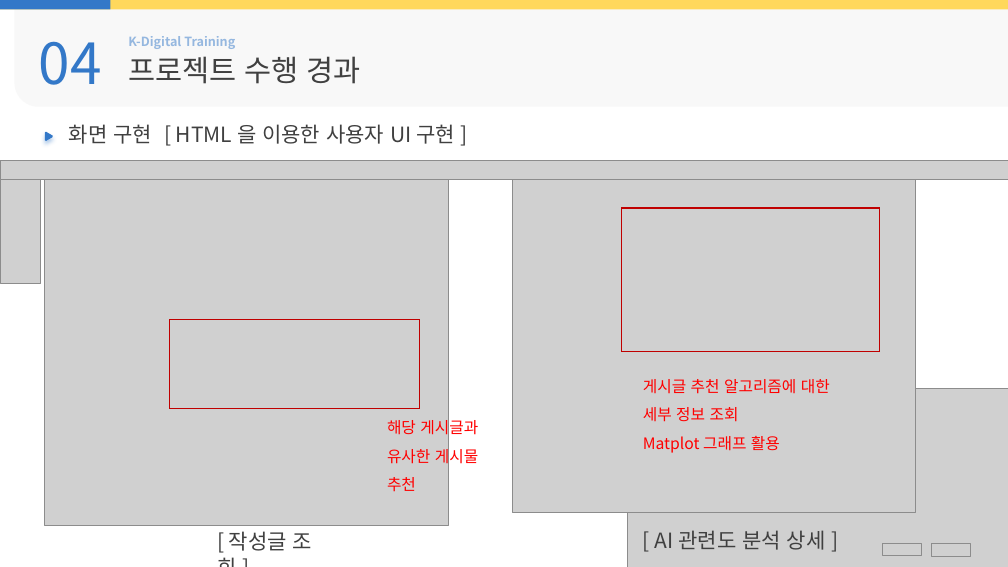
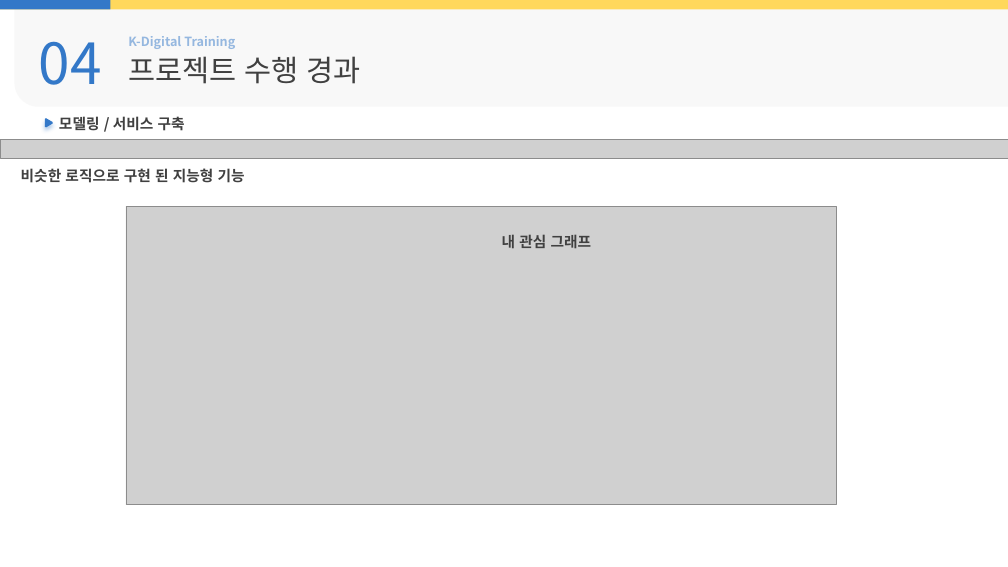
Before and after one commit to ekaxoddltka-source/flaskproject, a slide deck: slide 16 of html변환전/ppt/3.실시간 사용자 참여형 지능형 커뮤니티 서비스.pptx (slide 9 before the commit). Drawn at 1008x567 pixels with LibreOffice and Linux fonts; fonts in the diff are those of the drawing; grey boxes stand for pictures; background and template pictures are left out. Boxes give left, top, right and bottom in pixels: in the first picture for what was removed or moved away, otherwise in the second. Text is boxed around its words. In the diff, an @@ line names an element or a change of style, - is before the commit and + after.

Commit message:
드랍다운 메뉴 팔로우하기 구현

```diff
--- a/html변환전/ppt/3.실시간 사용자 참여형 지능형 커뮤니티 서비스.pptx
+++ b/html변환전/ppt/3.실시간 사용자 참여형 지능형 커뮤니티 서비스.pptx
@@ freeform shape: place and size @@
-freeform shape at (45, 132, 53, 141)
+freeform shape at (45, 118, 53, 127)
@@ text added at (59, 116, 185, 131), 14 pt, text #404040, bold @@
+모델링 / 서비스 구축
@@ picture: place and size @@
-picture at (0, 160, 1008, 180)
+picture at (0, 139, 1008, 159)
@@ text removed at (69, 124, 455, 144) @@
-화면 구현 [ HTML 을 이용한 사용자 UI 구현 ]
@@ picture removed at (0, 165, 40, 284) @@
@@ text added at (21, 168, 245, 183), 14 pt, text #404040, bold @@
+비슷한 로직으로 구현 된 지능형 기능
@@ picture removed at (45, 179, 448, 526) @@
@@ picture removed at (513, 179, 916, 513) @@
@@ picture added at (126, 206, 836, 505) @@
@@ rectangle removed at (622, 208, 880, 352) @@
@@ text added at (502, 234, 592, 249), 14 pt, text #404040, bold @@
+내 관심 그래프
@@ rectangle removed at (169, 320, 420, 409) @@
@@ picture removed at (628, 389, 1008, 567) @@
@@ text removed at (643, 379, 830, 453) @@
-게시글 추천 알고리즘에 대한
-세부 정보 조회
-Matplot 그래프 활용
@@ text removed at (387, 418, 478, 492) @@
-해당 게시글과
-유사한 게시물
-추천
@@ text removed at (229, 531, 312, 551) @@
-[ 작성글 조회 ]
@@ text removed at (655, 530, 826, 550) @@
-[ AI 관련도 분석 상세 ]
@@ picture removed at (882, 544, 922, 556) @@
@@ picture removed at (932, 544, 971, 556) @@
```
Also in this commit, not shown: 10 other slides changed, 14 slides added, 10 slides removed, 9 other files.
